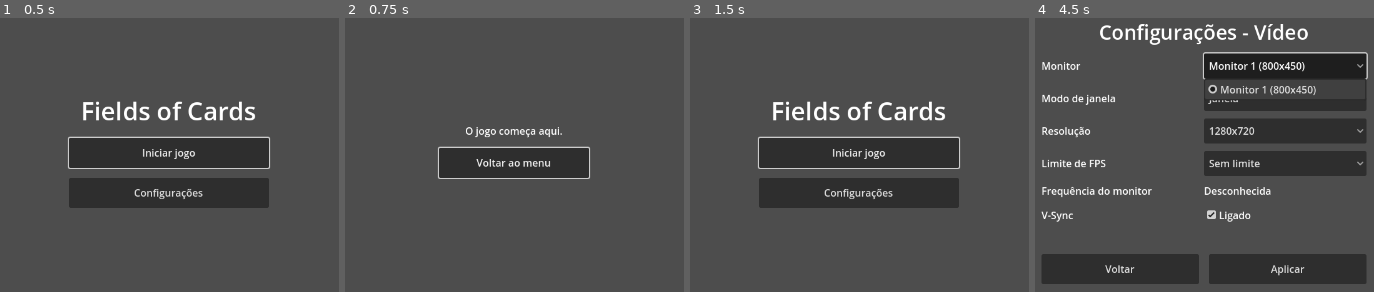
Above: before the commit, frames 1-4 (left to right).
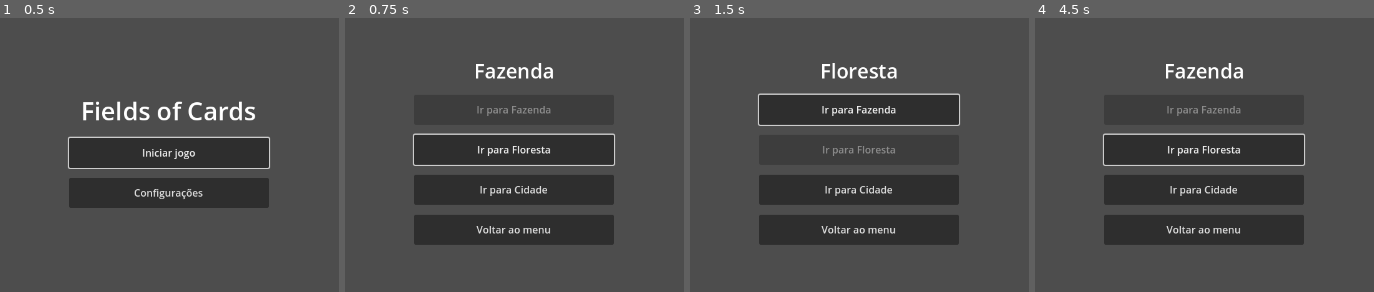
Above: after the commit, the same moments.

Repository: witoreel/fields-of-cards
Game: Godot game, scene res://ui/main_menu.tscn
Two runs of this game, one before a commit and one after it. Both use one fixed random seed, a clock stepped at 60 frames per second and the inputs below.
Inputs (mouse positions are in pixels of both pictures, inside the frame that each line leads up to):
- Up to frame 1 (0.5 s): no input
- Up to frame 2 (0.75 s): click "Iniciar jogo" at 0.5 s
- Up to frame 3 (1.5 s): click (859, 149) at 1.25 s, where only the run after the commit has a clickable "Ir para Floresta"
- Up to frame 4 (4.5 s): click (1204, 108) at 2 s, where only the run after the commit has a clickable "Ir para Fazenda"; click (1204, 190) at 2.75 s, where only the run after the commit has a clickable "Ir para Cidade"; click (1285, 67) at 3.5 s, where only the run before the commit has a clickable "Monitor 1 (800x450)"; click (1285, 97) at 4.25 s, where only the run before the commit has a clickable "Janela"

Frame 1 is identical in both runs. In frame 2, 20% of the frame differs, in the area x 20-80%, y 16-83%; in frame 3, 17%; in frame 4, 42%, in the area x 1-99%, y 2-98%.

Commit message:
Adiciona estado do jogo e autosave a cada local andado (SV1-SV5)
GameState (locais e cartas em ordem, RNG com seed), SaveGame (JSON com
versão, gravação atômica), GameSession e botão Continuar no menu.

Co-Authored-By: Claude Sonnet 5.5 <noreply@anthropic.com>
Claude-Session: https://claude.ai/code/session_017EQTP89SjcZkFyermFESKJ

Diff:
--- /dev/null
+++ b/src/core/game_session.gd
@@ -0,0 +1,30 @@
+class_name GameSession
+extends RefCounted
+## Guarda o jogo em andamento entre as telas e liga o autosave (SV2).
+## Fica fora do motor de regras porque conhece o arquivo de save.
+
+static var state: GameState
+
+
+static func start_new() -> void:
+	_set_state(GameState.new_game())
+
+
+## Carrega o save. Devolve falso se não houver um válido (SV5).
+static func continue_saved() -> bool:
+	var loaded := SaveGame.load_state()
+	if loaded == null:
+		return false
+	_set_state(loaded)
+	return true
+
+
+static func _set_state(s: GameState) -> void:
+	state = s
+	state.arrived.connect(_on_arrived)
+
+
+static func _on_arrived(_location_id: StringName) -> void:
+	var err := SaveGame.save_state(state)
+	if err != OK:
+		push_warning("Autosave falhou: %s" % error_string(err))
--- /dev/null
+++ b/src/core/game_state.gd
@@ -0,0 +1,91 @@
+class_name GameState
+extends RefCounted
+## Estado do jogo (SV1). Motor puro: sem Node, cena ou UI (Z1).
+## Guarda o local atual e, por local, a lista ordenada de cartas (Z3).
+## Cada carta é um Dictionary de dados, para as propriedades crescerem
+## sem reescrever (Z8).
+
+const FORMAT_VERSION := 1
+const START_LOCATION := &"fazenda"
+
+## Locais do jogo (L4). Conteúdo novo é dado.
+const LOCATION_NAMES := {
+	&"fazenda": "Fazenda",
+	&"floresta": "Floresta",
+	&"cidade": "Cidade",
+}
+
+## Emitido ao chegar a um local (SV2 liga o autosave a ele).
+signal arrived(location_id: StringName)
+
+var current_location: StringName = START_LOCATION
+## location_id (String) -> Array[Dictionary] de cartas, na ordem.
+var cards: Dictionary = {}
+var rng := RandomNumberGenerator.new()
+
+
+static func new_game(seed_value: int = 0) -> GameState:
+	var s := GameState.new()
+	s.rng.seed = seed_value if seed_value != 0 else int(Time.get_unix_time_from_system())
+	for id in LOCATION_NAMES:
+		s.cards[String(id)] = []
+	return s
+
+
+func has_location(id: StringName) -> bool:
+	return LOCATION_NAMES.has(id)
+
+
+## Comando: anda para um local. Devolve falso se o local não existe.
+## O tempo gasto (T1) ainda é zero, porque não há relógio.
+func travel_to(id: StringName) -> bool:
+	if not has_location(id):
+		return false
+	current_location = id
+	arrived.emit(id)
+	return true
+
+
+## Cartas do local, na ordem. Devolve a própria lista (não copia).
+func cards_at(id: StringName) -> Array:
+	return cards[String(id)]
+
+
+func to_dict() -> Dictionary:
+	return {
+		"version": FORMAT_VERSION,
+		"current_location": String(current_location),
+		"cards": cards.duplicate(true),
+		# Inteiros de 64 bits viram texto: JSON só garante 53 bits.
+		"rng_seed": str(rng.seed),
+		"rng_state": str(rng.state),
+	}
+
+
+## Reconstrói a partir de dados. Devolve null se algo estiver errado (SV4).
+static func from_dict(data: Variant) -> GameState:
+	if not (data is Dictionary):
+		return null
+	if int(data.get("version", -1)) != FORMAT_VERSION:
+		return null
+	var loc := StringName(str(data.get("current_location", "")))
+	var raw_cards = data.get("cards")
+	if not LOCATION_NAMES.has(loc) or not (raw_cards is Dictionary):
+		return null
+	var s := GameState.new()
+	s.current_location = loc
+	for id in LOCATION_NAMES:
+		var list = raw_cards.get(String(id), [])
+		if not (list is Array):
+			return null
+		for card in list:
+			if not (card is Dictionary):
+				return null
+		s.cards[String(id)] = list.duplicate(true)
+	var seed_text := str(data.get("rng_seed", ""))
+	var state_text := str(data.get("rng_state", ""))
+	if not seed_text.is_valid_int() or not state_text.is_valid_int():
+		return null
+	s.rng.seed = seed_text.to_int()
+	s.rng.state = state_text.to_int()
+	return s
--- /dev/null
+++ b/src/core/save_game.gd
@@ -0,0 +1,34 @@
+class_name SaveGame
+extends RefCounted
+## Leitura e gravação do save em arquivo (SV2 a SV5). Um só save (SV3).
+
+const DEFAULT_PATH := "user://save.json"
+
+
+static func exists(path: String = DEFAULT_PATH) -> bool:
+	return load_state(path) != null
+
+
+static func save_state(state: GameState, path: String = DEFAULT_PATH) -> Error:
+	# Grava num arquivo temporário e troca, para um corte no meio da
+	# gravação não estragar o save anterior.
+	var tmp := path + ".tmp"
+	var f := FileAccess.open(tmp, FileAccess.WRITE)
+	if f == null:
+		return FileAccess.get_open_error()
+	f.store_string(JSON.stringify(state.to_dict()))
+	f.close()
+	return DirAccess.rename_absolute(
+		ProjectSettings.globalize_path(tmp), ProjectSettings.globalize_path(path))
+
+
+## Devolve o estado salvo, ou null se não há save, ele está ilegível ou é de
+## outra versão (SV4).
+static func load_state(path: String = DEFAULT_PATH) -> GameState:
+	if not FileAccess.file_exists(path):
+		return null
+	var text := FileAccess.get_file_as_string(path)
+	var json := JSON.new()
+	if json.parse(text) != OK:
+		return null
+	return GameState.from_dict(json.data)
--- /dev/null
+++ b/tests/check_game_state.gd
@@ -0,0 +1,88 @@
+extends SceneTree
+## godot --headless --path . -s tests/check_game_state.gd
+
+var failures := 0
+
+
+func _check(cond: bool, msg: String) -> void:
+	if not cond:
+		failures += 1
+		printerr("FALHOU: ", msg)
+
+
+func _initialize() -> void:
+	var path := "user://test_save.json"
+	DirAccess.remove_absolute(ProjectSettings.globalize_path(path))
+	_check(not SaveGame.exists(path), "sem arquivo, sem save")
+
+	# Estado e ordem das cartas (SV1, Z3)
+	var s := GameState.new_game(42)
+	_check(s.current_location == &"fazenda", "começa na fazenda")
+	s.cards_at(&"fazenda").append({"id": "enxada", "n": 1})
+	s.cards_at(&"fazenda").append({"id": "regador", "n": 1})
+	s.cards_at(&"floresta").append({"id": "tronco", "n": 3})
+
+	# Ida e volta por dados, sem mudar nada (US-22.1)
+	var copy := GameState.from_dict(s.to_dict())
+	_check(copy != null, "from_dict aceita to_dict")
+	_check(copy.cards_at(&"fazenda")[0]["id"] == "enxada" and copy.cards_at(&"fazenda")[1]["id"] == "regador", "ordem preservada")
+	_check(copy.cards_at(&"floresta")[0]["n"] == 3, "carta da floresta")
+
+	# RNG continua de onde parou (Z4)
+	var a := s.rng.randi()
+	var restored := GameState.from_dict(s.to_dict())
+	_check(restored.rng.randi() == s.rng.randi(), "RNG restaurado gera a mesma sequência")
+	_check(a != null, "rng usado")
+
+	# Autosave a cada local andado (SV2)
+	var saves := [0]
+	s.arrived.connect(func(_id: StringName) -> void:
+		_check(SaveGame.save_state(s, path) == OK, "gravar")
+		saves[0] += 1)
+	_check(s.travel_to(&"floresta"), "andar para a floresta")
+	_check(s.travel_to(&"cidade"), "andar para a cidade")
+	_check(not s.travel_to(&"lua"), "local inexistente é recusado")
+	_check(saves[0] == 2, "um autosave por local andado (recusado não salva)")
+	_check(s.current_location == &"cidade", "continua na cidade após recusa")
+
+	# Continuar (SV5, US-22.3)
+	_check(SaveGame.exists(path), "save existe")
+	var l := SaveGame.load_state(path)
+	_check(l.current_location == &"cidade", "carregado na cidade")
+	_check(l.cards_at(&"floresta")[0]["id"] == "tronco", "cartas carregadas")
+
+	# Save quebrado ou de outra versão é ignorado (SV4, US-22.4)
+	var f := FileAccess.open(path, FileAccess.WRITE)
+	f.store_string("{ isso não é json")
+	f.close()
+	_check(not SaveGame.exists(path), "json quebrado é ignorado")
+	var bad := s.to_dict()
+	bad["version"] = 999
+	f = FileAccess.open(path, FileAccess.WRITE)
+	f.store_string(JSON.stringify(bad))
+	f.close()
+	_check(not SaveGame.exists(path), "versão desconhecida é ignorada")
+	var bad2 := s.to_dict()
+	bad2["current_location"] = "lua"
+	_check(GameState.from_dict(bad2) == null, "local desconhecido é recusado")
+	_check(GameState.from_dict("texto") == null, "dado que não é Dictionary")
+	DirAccess.remove_absolute(ProjectSettings.globalize_path(path))
+
+	# Sessão: iniciar e continuar
+	GameSession.start_new()
+	GameSession.state.travel_to(&"floresta")
+	_check(SaveGame.exists(), "sessão salvou no caminho padrão")
+	GameSession.state = null
+	_check(GameSession.continue_saved() and GameSession.state.current_location == &"floresta", "continuar pela sessão")
+	DirAccess.remove_absolute(ProjectSettings.globalize_path(SaveGame.DEFAULT_PATH))
+
+	# Cenas montam com e sem save
+	for scene_path in ["res://ui/main_menu.tscn", "res://ui/game_placeholder.tscn"]:
+		var node: Node = load(scene_path).instantiate()
+		root.add_child(node)
+		await process_frame
+		_check(node.get_child_count() > 0, "cena monta: " + scene_path)
+		node.queue_free()
+
+	print("Verificações de estado concluídas, falhas: ", failures)
+	quit(1 if failures > 0 else 0)
--- a/ui/game_placeholder.gd
+++ b/ui/game_placeholder.gd
@@ -1,25 +1,59 @@
 extends Control
-## Tela provisória do jogo. As áreas de cartas (feature 20) entram aqui depois.
+## Tela provisória do jogo. Mostra o local atual e deixa andar entre os locais,
+## o que dispara o autosave (SV2). As áreas de cartas (feature 20) entram aqui.
+
+var _location_label: Label
+var _travel_buttons: Dictionary = {} # location_id -> Button
 
 
 func _ready() -> void:
+	if GameSession.state == null:
+		GameSession.start_new()
+
 	var center := CenterContainer.new()
 	center.set_anchors_preset(Control.PRESET_FULL_RECT)
 	add_child(center)
 
 	var box := VBoxContainer.new()
+	box.custom_minimum_size = Vector2(320, 0)
 	box.add_theme_constant_override("separation", 16)
 	center.add_child(box)
 
-	var label := Label.new()
-	label.text = "O jogo começa aqui."
-	label.horizontal_alignment = HORIZONTAL_ALIGNMENT_CENTER
-	box.add_child(label)
+	_location_label = Label.new()
+	_location_label.horizontal_alignment = HORIZONTAL_ALIGNMENT_CENTER
+	_location_label.add_theme_font_size_override("font_size", 32)
+	box.add_child(_location_label)
+
+	for id in GameState.LOCATION_NAMES:
+		var b := Button.new()
+		b.text = "Ir para %s" % GameState.LOCATION_NAMES[id]
+		b.custom_minimum_size = Vector2(0, 48)
+		b.pressed.connect(_on_travel_pressed.bind(id))
+		box.add_child(b)
+		_travel_buttons[id] = b
 
 	var back := Button.new()
 	back.text = "Voltar ao menu"
-	back.custom_minimum_size = Vector2(240, 48)
+	back.custom_minimum_size = Vector2(0, 48)
 	back.pressed.connect(func() -> void:
 		get_tree().change_scene_to_file("res://ui/main_menu.tscn"))
 	box.add_child(back)
-	back.grab_focus()
+
+	_refresh()
+
+
+func _refresh() -> void:
+	var current := GameSession.state.current_location
+	_location_label.text = GameState.LOCATION_NAMES[current]
+	for id in _travel_buttons:
+		(_travel_buttons[id] as Button).disabled = id == current
+	# Foco no primeiro destino possível.
+	for id in _travel_buttons:
+		if not (_travel_buttons[id] as Button).disabled:
+			(_travel_buttons[id] as Button).grab_focus()
+			break
+
+
+func _on_travel_pressed(id: StringName) -> void:
+	GameSession.state.travel_to(id)
+	_refresh()
--- a/ui/main_menu.gd
+++ b/ui/main_menu.gd
@@ -28,11 +28,15 @@
 	title.add_theme_font_size_override("font_size", 40)
 	box.add_child(title)
 
+	if SaveGame.exists():
+		var cont := _make_button("Continuar", box)
+		cont.pressed.connect(_on_continue_pressed)
 	var start := _make_button("Iniciar jogo", box)
 	start.pressed.connect(_on_start_pressed)
 	var settings := _make_button("Configurações", box)
 	settings.pressed.connect(_on_settings_pressed)
-	start.grab_focus()
+	# O foco vai para o primeiro botão do menu.
+	(box.get_child(1) as Button).grab_focus()
 
 
 func _make_button(text: String, parent: Control) -> Button:
@@ -43,7 +47,13 @@
 	return b
 
 
+func _on_continue_pressed() -> void:
+	if GameSession.continue_saved():
+		get_tree().change_scene_to_file(GAME_SCENE)
+
+
 func _on_start_pressed() -> void:
+	GameSession.start_new()
 	get_tree().change_scene_to_file(GAME_SCENE)
 
 
Not shown, added: src/core/game_session.gd.uid
Not shown, added: src/core/game_state.gd.uid
Not shown, added: src/core/save_game.gd.uid
Not shown, added: tests/check_game_state.gd.uid
Not shown, added: tests/check_video_settings.gd.uid
Not shown, changed: CLAUDE.md
Not shown, changed: estorias-mecanica.md
Not shown, changed: features-mecanica.md
Not shown, changed: regras-mecanica.md
